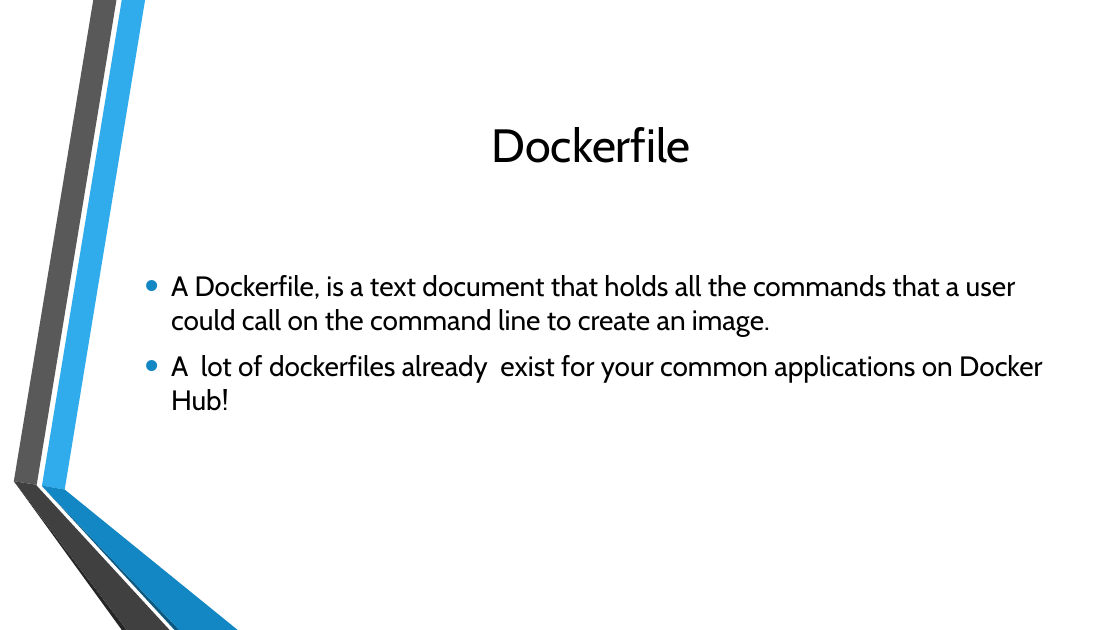
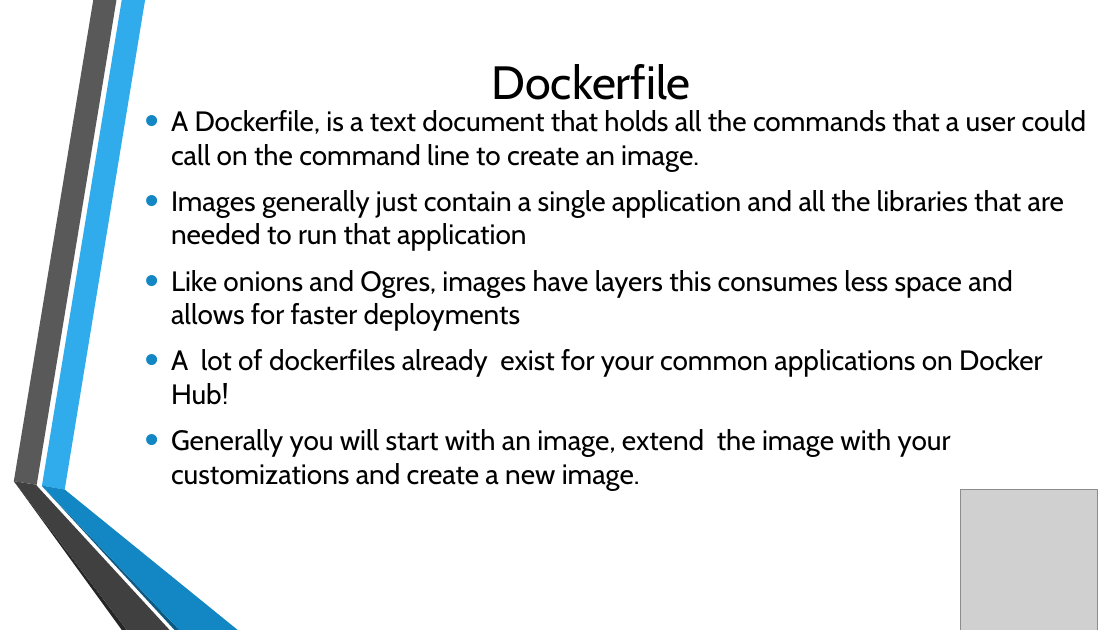
Before and after one commit to sealingtech/kubernetes_training, a slide deck: slide 10 of presentation/Day 1 Intro and Docker.pptx. Drawn at 1120x630 pixels with LibreOffice and Linux fonts; fonts in the diff are those of the drawing; grey boxes stand for pictures; background and template pictures are left out. Boxes give left, top, right and bottom in pixels: in the first picture for what was removed or moved away, otherwise in the second. Text is boxed around its words. In the diff, an @@ line names an element or a change of style, - is before the commit and + after.

```diff
--- a/presentation/Day 1 Intro and Docker.pptx
+++ b/presentation/Day 1 Intro and Docker.pptx
@@ title "Dockerfile" moved from (x1=492, y1=127, x2=691, y2=163) to (x1=492, y1=64, x2=691, y2=100) @@
@@ text "A Dockerfile, is a text ..." moved from (x1=171, y1=275, x2=1043, y2=411) to (x1=171, y1=110, x2=1087, y2=490) @@
@@ text at (x1=171, y1=190, x2=1064, y2=331): paragraphs added @@
+• Images generally just contain a single application and all the libraries that are needed to run that application
+• Like onions and Ogres, images have layers this consumes less space and allows for faster deployments
@@ text at (x1=171, y1=429, x2=951, y2=490): paragraph added @@
+• Generally you will start with an image, extend the image with your customizations and create a new image.
@@ picture added at (x1=960, y1=489, x2=1097, y2=630) @@
```
Also in this commit, not shown: 1 other slide changed, 4 slides added, 2 slides removed, 10 other files.
